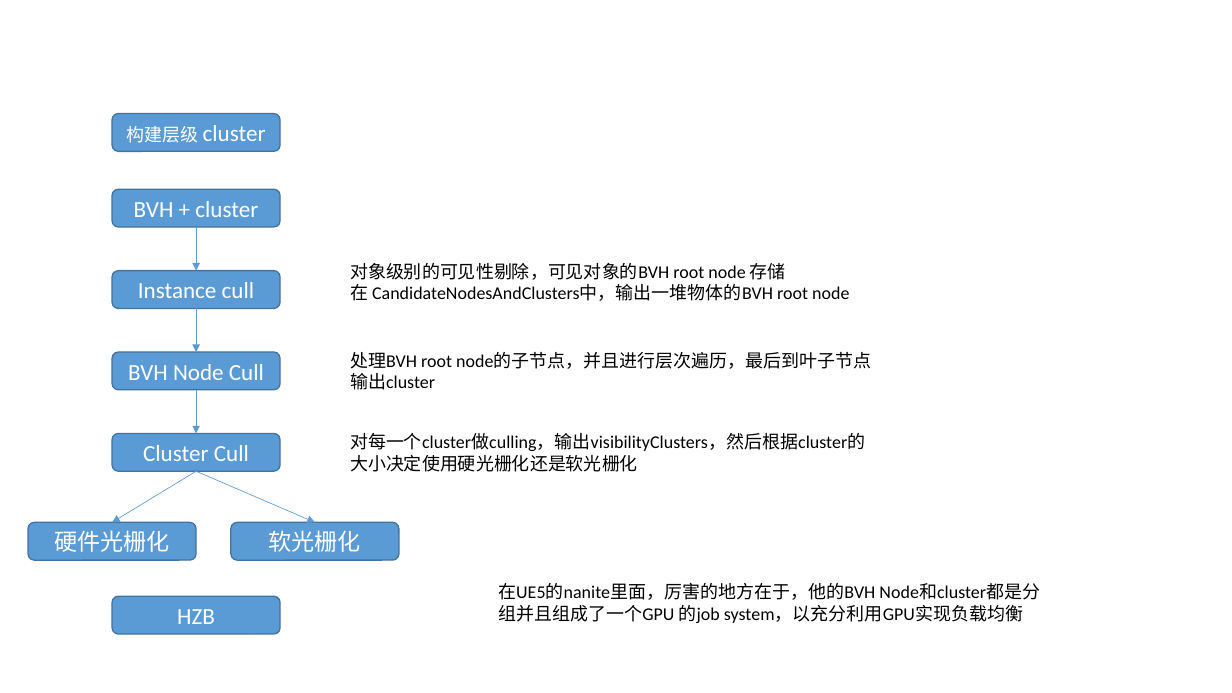
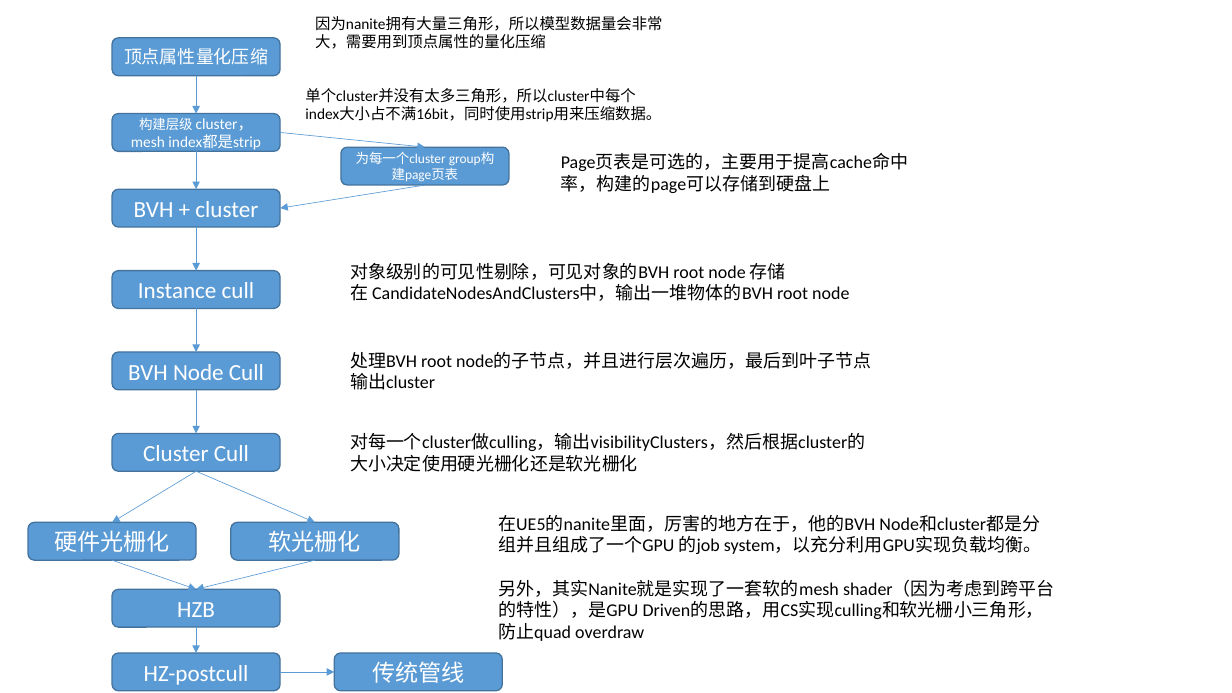
Before and after one commit to Tianji95/CG_learning_note, a slide deck: slide 1 of images/新建 Microsoft PowerPoint Presentation.pptx. Drawn at 1232x693 pixels with LibreOffice and Linux fonts; fonts in the diff are those of the drawing. Boxes give left, top, right and bottom in pixels: in the first picture for what was removed or moved away, otherwise in the second. Text is boxed around its words. In the diff, an @@ line names an element or a change of style, - is before the commit and + after.

```diff
--- a/images/新建 Microsoft PowerPoint Presentation.pptx
+++ b/images/新建 Microsoft PowerPoint Presentation.pptx
@@ text added at box(315, 16, 662, 49), 12 pt, text #000000 @@
+因为nanite拥有大量三角形，所以模型数据量会非常大，需要用到顶点属性的量化压缩
@@ rounded rectangle added at box(112, 38, 280, 76), fill #5B9BD5, outline #43739E 1 pt, 14 pt, text #FFFFFF @@
+顶点属性量化压缩
@@ arrow added from (196, 76) to (196, 114), #5B9BD5 0.5 pt @@
@@ text added at box(305, 88, 661, 122), 12 pt, text #000000 @@
+单个cluster并没有太多三角形，所以cluster中每个index大小占不满16bit，同时使用strip用来压缩数据。
@@ text in rounded rectangle at box(131, 117, 261, 152): text changed; size 18 to 12 pt @@
-构建层级 cluster
+构建层级 cluster，mesh index都是strip
@@ arrow added from (280, 132) to (425, 147), #5B9BD5 0.5 pt @@
@@ rounded rectangle added at box(341, 147, 509, 185), fill #5B9BD5, outline #43739E 1 pt, 10.5 pt, text #FFFFFF @@
+为每一个cluster group构建page页表
@@ arrow added from (196, 152) to (196, 189), #5B9BD5 0.5 pt @@
@@ text added at box(561, 153, 908, 193), 14 pt, text #000000 @@
+Page页表是可选的，主要用于提高cache命中率，构建的page可以存储到硬盘上
@@ arrow added from (425, 185) to (280, 208), #5B9BD5 0.5 pt @@
@@ text at box(498, 515, 1055, 641): text changed @@
-在UE5的nanite里面，厉害的地方在于，他的BVH Node和cluster都是分组并且组成了一个GPU 的job system，以充分利用GPU实现负载均衡
+在UE5的nanite里面，厉害的地方在于，他的BVH Node和cluster都是分组并且组成了一个GPU 的job system，以充分利用GPU实现负载均衡。
+另外，其实Nanite就是实现了一套软的mesh shader（因为考虑到跨平台的特性），是GPU Driven的思路，用CS实现culling和软光栅小三角形，防止quad overdraw
@@ arrow added from (112, 560) to (196, 590), #5B9BD5 0.5 pt @@
@@ arrow added from (315, 560) to (196, 590), #5B9BD5 0.5 pt @@
@@ rounded rectangle "HZB": place and size @@
-rounded rectangle "HZB" at box(112, 596, 280, 634)
+rounded rectangle "HZB" at box(112, 590, 280, 628)
@@ arrow added from (196, 628) to (196, 653), #5B9BD5 0.5 pt @@
@@ rounded rectangle added at box(112, 653, 280, 691), fill #5B9BD5, outline #43739E 1 pt, 18 pt, text #FFFFFF @@
+HZ-postcull
@@ rounded rectangle added at box(335, 653, 503, 691), fill #5B9BD5, outline #43739E 1 pt, 18 pt, text #FFFFFF @@
+传统管线
@@ arrow added from (280, 672) to (335, 672), #5B9BD5 0.5 pt @@
```
